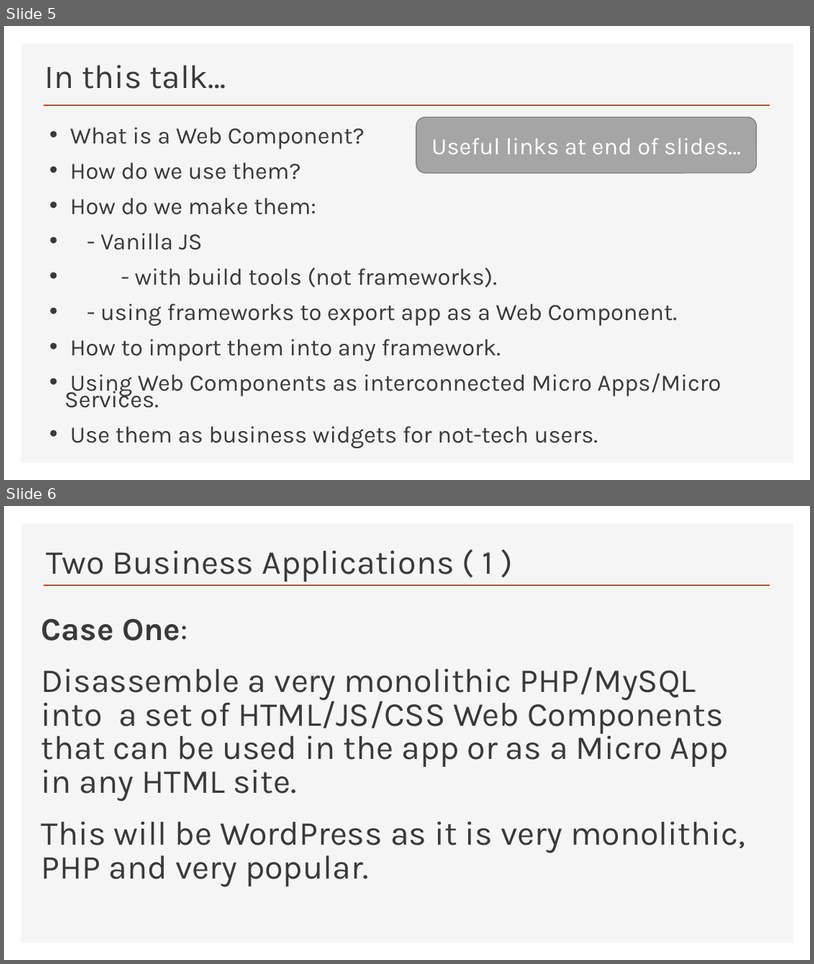
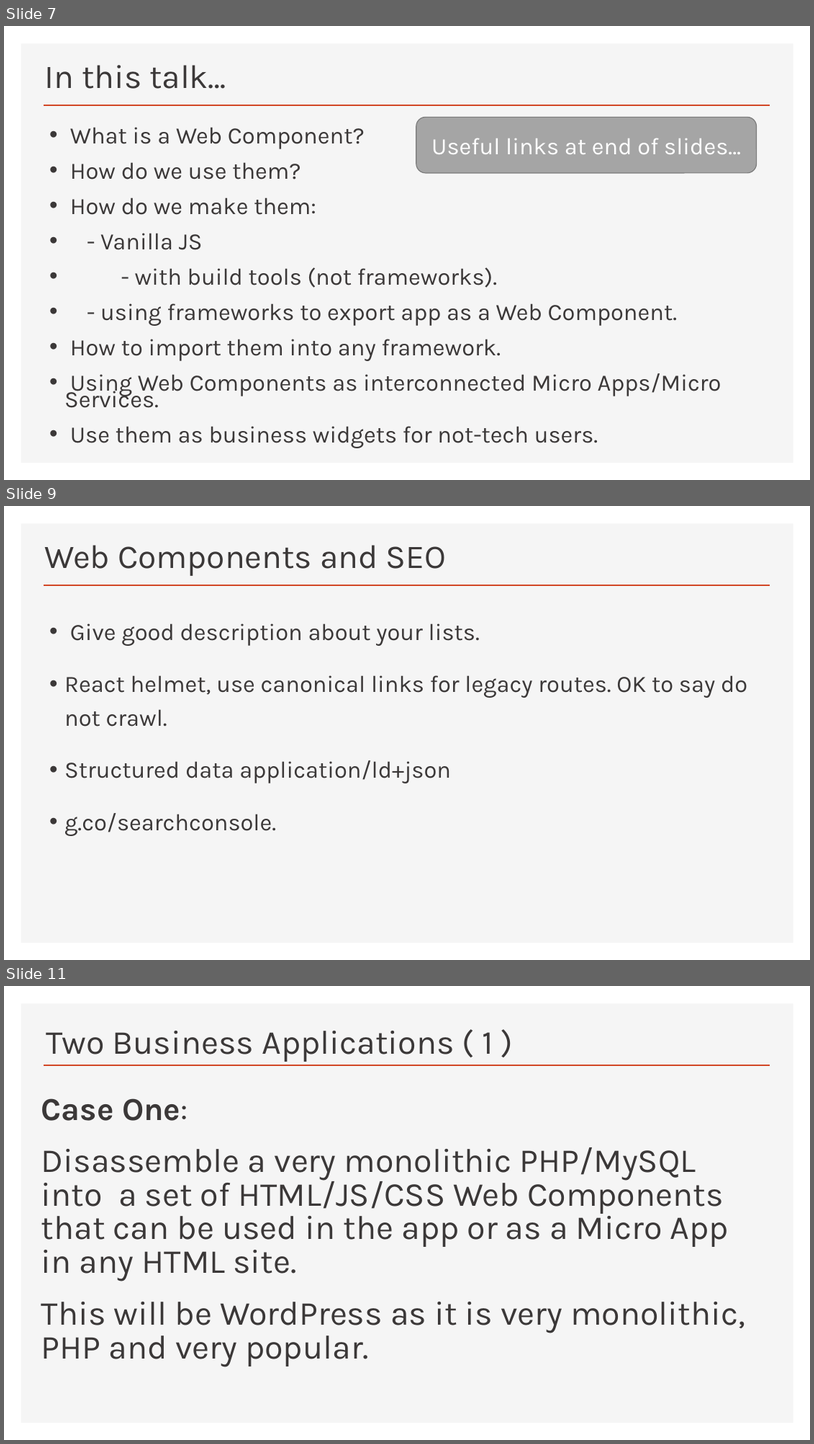
Before and after one commit to Python-Test-Engineer/web-components-v1, a slide deck: SLIDES/talk.pptx. Shown one above the other, each under a label of ours: slides 5 and 6 before the commit, slides 7, 9 and 11 after it; the slides between them are not shown. The pictures are 814x964 and 814x1444 pixels, drawn with LibreOffice and Linux fonts; fonts in the diff are those of the drawing. Boxes give left, top, right and bottom in pixels: in the first picture for what was removed or moved away, otherwise in the second. Text is boxed around its words. In the diff, an @@ line names an element or a change of style, - is before the commit and + after.

```diff
--- a/SLIDES/talk.pptx
+++ b/SLIDES/talk.pptx
@@ slide 9 added at (4,506,810,960), background #FFFFFF; not listed: 2 template elements that a slide beside it also shows @@
@@ title added at (44,545,447,576), 39.6 pt, text #3B3838 @@
+Web Components and SEO
@@ text added at (64,623,748,836), 28 pt, text #3B3838 @@
+  • Give good description about your lists.
+  • React helmet, use canonical links for legacy routes. OK to say do not crawl.
+  • Structured data application/ld+json
+  • g.co/searchconsole.
@@ what was slide 5 is now slide 7 @@
@@ what was slide 6 is now slide 11 @@
```
Also in this commit, not shown: 4 other slides added, 3 other files.
